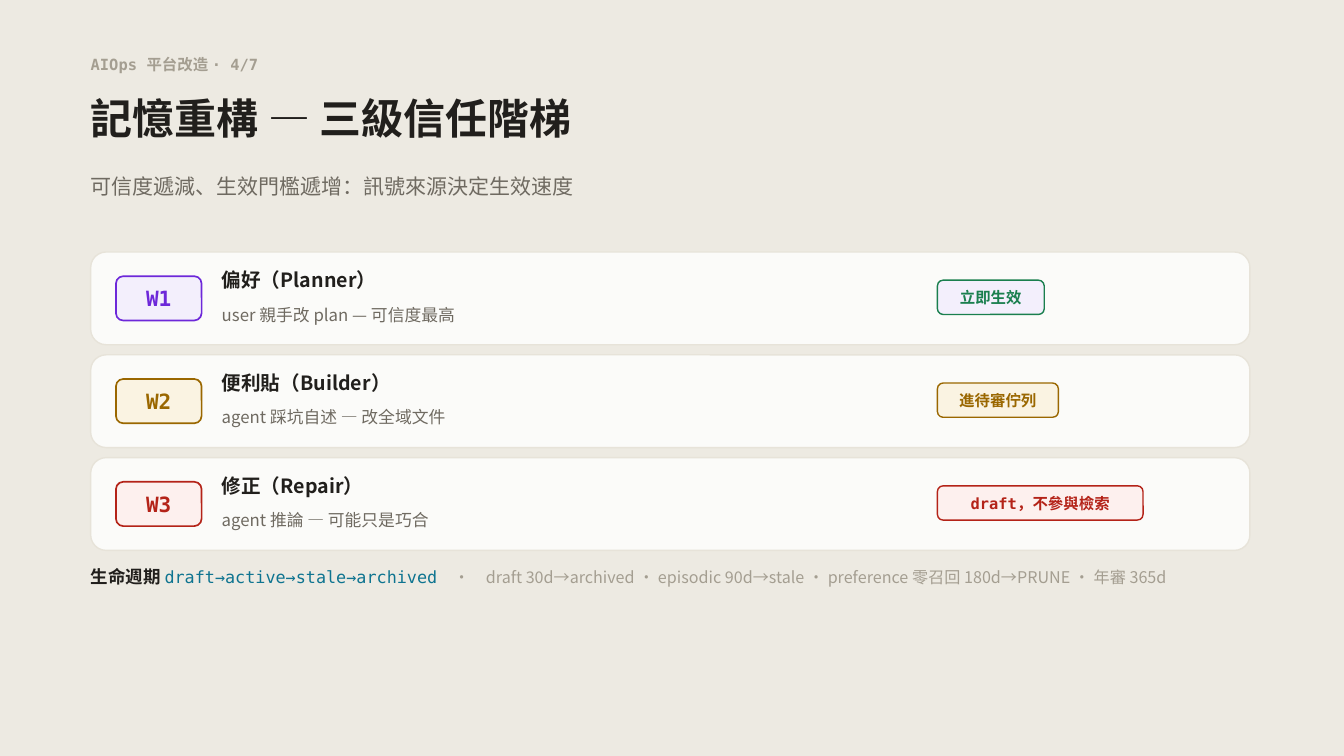
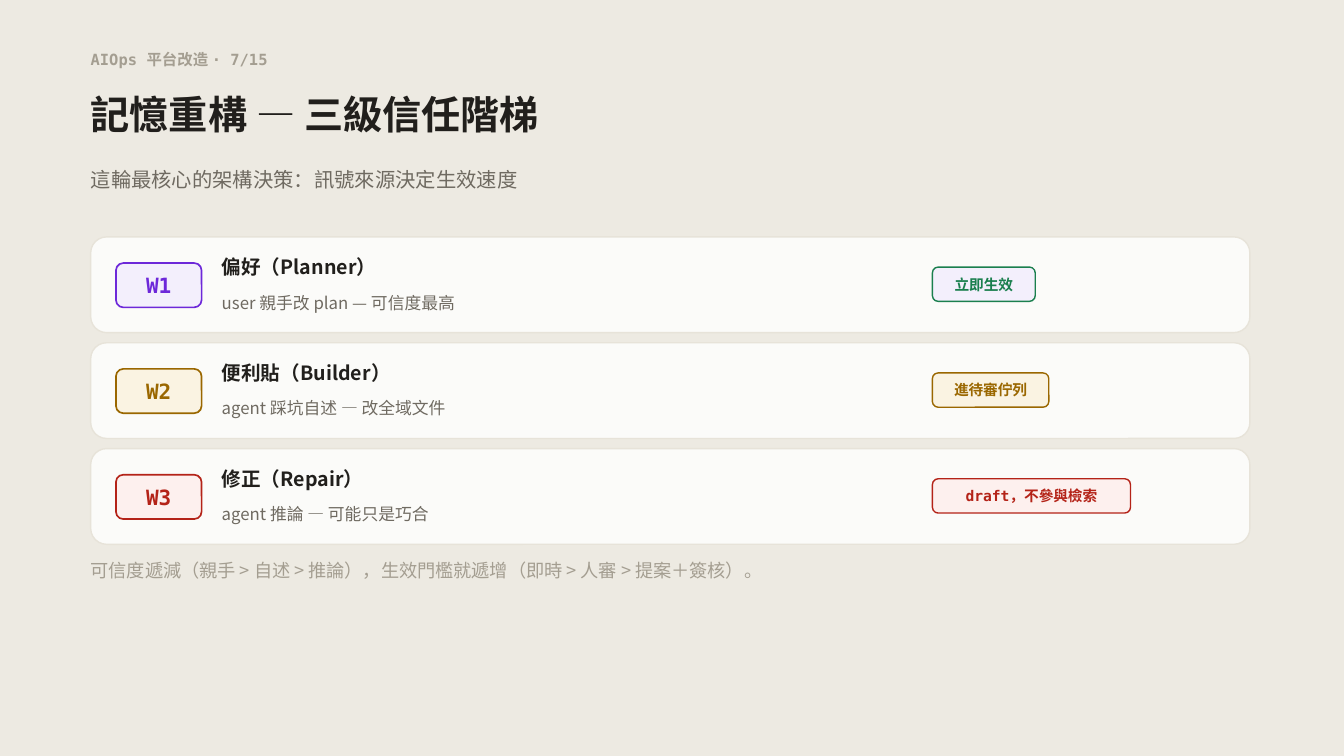
Before and after one commit to gillggx/ai-ops-agentic-platform, a slide deck: slide 7 of docs/PLATFORM_OVERVIEW_2026H2.pptx (slide 5 before the commit). Drawn at 1344x756 pixels with LibreOffice and Linux fonts; fonts in the diff are those of the drawing. Boxes give left, top, right and bottom in pixels: in the first picture for what was removed or moved away, otherwise in the second. Text is boxed around its words. In the diff, an @@ line names an element or a change of style, - is before the commit and + after.

```diff
--- a/docs/PLATFORM_OVERVIEW_2026H2.pptx
+++ b/docs/PLATFORM_OVERVIEW_2026H2.pptx
@@ text at (91, 52, 267, 68): text changed @@
-AIOps 平台改造 · 4/7
+AIOps 平台改造 · 7/15
@@ text "記憶重構 — 三級信任階梯" at (91, 95, 539, 133): size 30 to 28 pt @@
@@ text at (91, 170, 518, 189): text changed; size 15 to 14.5 pt @@
-可信度遞減、生效門檻遞增：訊號來源決定生效速度
+這輪最核心的架構決策：訊號來源決定生效速度
@@ rounded rectangle: place and size @@
-rounded rectangle at (91, 252, 1250, 345)
+rounded rectangle at (91, 237, 1250, 333)
@@ rounded rectangle "W1": place and size @@
-rounded rectangle "W1" at (116, 276, 202, 321)
+rounded rectangle "W1" at (116, 263, 202, 308)
@@ text "偏好（Planner）": place and size @@
-text "偏好（Planner）" at (222, 270, 377, 289)
+text "偏好（Planner）" at (222, 257, 377, 276)
@@ size 11 to 10.5 pt in 3 elements at (933, 479, 1131, 513), (933, 373, 1050, 407), (933, 267, 1035, 301) @@
@@ rounded rectangle "立即生效": place and size @@
-rounded rectangle "立即生效" at (938, 280, 1045, 315)
+rounded rectangle "立即生效" at (933, 267, 1035, 301)
@@ text "user 親手改 plan — 可信度最高": place and size @@
-text "user 親手改 plan — 可信度最高" at (222, 307, 455, 325)
+text "user 親手改 plan — 可信度最高" at (222, 295, 455, 313)
@@ 3 rounded rectangles: place and size @@
-3 rounded rectangles at (91, 355, 1250, 551)
+3 rounded rectangles at (91, 343, 1250, 544)
@@ text "便利貼（Builder）": place and size @@
-text "便利貼（Builder）" at (222, 373, 391, 392)
+text "便利貼（Builder）" at (222, 363, 391, 382)
@@ rounded rectangle "進待審佇列": place and size @@
-rounded rectangle "進待審佇列" at (938, 383, 1059, 417)
+rounded rectangle "進待審佇列" at (933, 373, 1050, 407)
@@ text "agent 踩坑自述 — 改全域文件": place and size @@
-text "agent 踩坑自述 — 改全域文件" at (222, 409, 445, 427)
+text "agent 踩坑自述 — 改全域文件" at (222, 400, 446, 418)
@@ rounded rectangle "W3": place and size @@
-rounded rectangle "W3" at (116, 482, 202, 526)
+rounded rectangle "W3" at (116, 475, 202, 519)
@@ text "修正（Repair）": place and size @@
-text "修正（Repair）" at (222, 476, 364, 498)
+text "修正（Repair）" at (222, 469, 364, 491)
@@ rounded rectangle "draft，不參與檢索": place and size @@
-rounded rectangle "draft，不參與檢索" at (938, 486, 1143, 520)
+rounded rectangle "draft，不參與檢索" at (933, 479, 1131, 513)
@@ text "agent 推論 — 可能只是巧合": place and size @@
-text "agent 推論 — 可能只是巧合" at (222, 512, 429, 530)
+text "agent 推論 — 可能只是巧合" at (222, 506, 429, 524)
@@ text at (91, 562, 762, 579): text changed; size 11.5 to 13 pt @@
-生命週期 draft→active→stale→archived · draft 30d→archived · episodic 90d→stale · preference 零召回 180d→PRUNE · 年審 365d
+可信度遞減（親手 > 自述 > 推論），生效門檻就遞增（即時 > 人審 > 提案＋簽核）。
```
Also in this commit, not shown: 6 other slides changed, 8 slides added, 1 slide removed.
